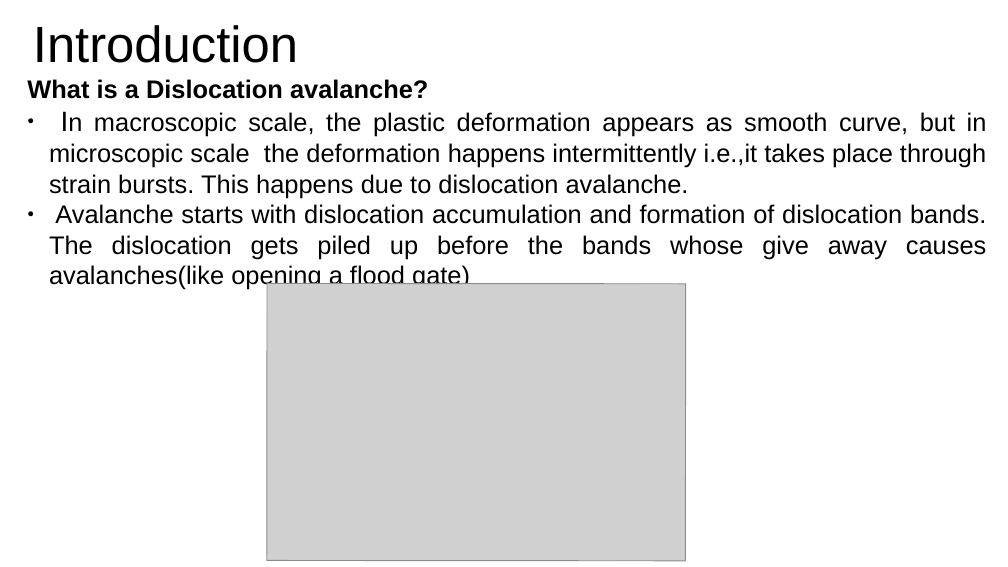
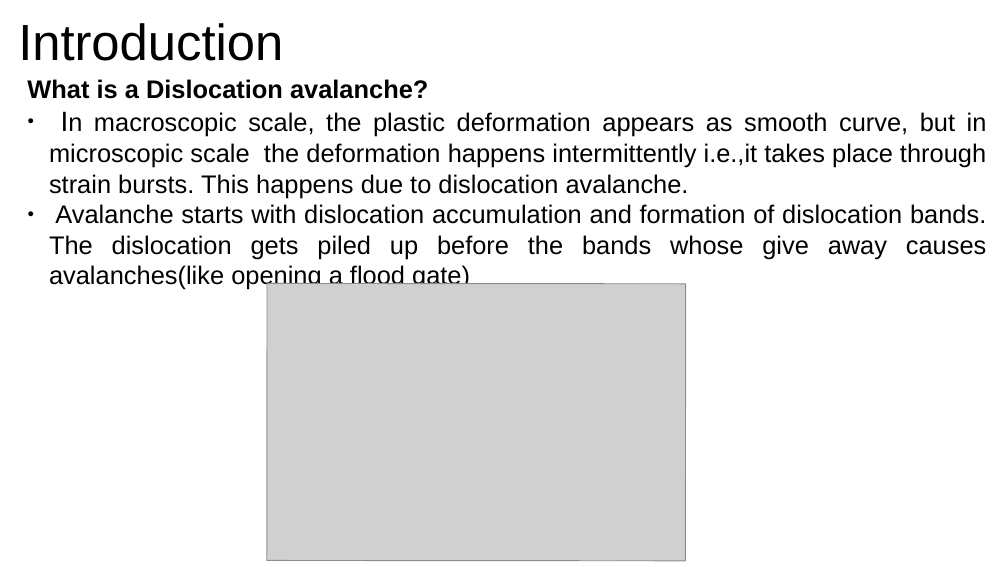
Before and after one commit to ARUN-PRAKASH-95/Journal-club, a slide deck: slide 2 of Presentation/Journalclub.odp. Drawn at 1008x567 pixels with LibreOffice and Linux fonts; fonts in the diff are those of the drawing; grey boxes stand for pictures. Boxes give left, top, right and bottom in pixels: in the first picture for what was removed or moved away, otherwise in the second. Text is boxed around its words. In the diff, an @@ line names an element or a change of style, - is before the commit and + after.

```diff
--- a/Presentation/Journalclub.odp
+++ b/Presentation/Journalclub.odp
@@ title "Introduction": place and size @@
-title "Introduction" at [33, 25, 298, 63]
+title "Introduction" at [18, 23, 283, 61]
```
Also in this commit, not shown: 1 other slide changed, 7 slides added, 3 other files.
